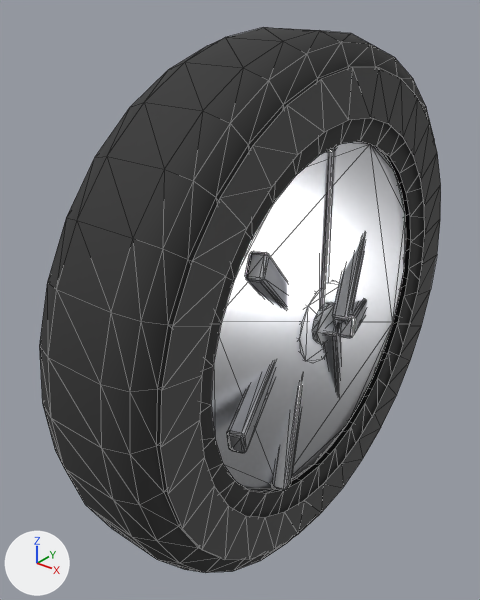
The glTF model assets/vehicles/wheel_blade.glb as it was, and as the next commit left it.
Camera for both pictures: a 50 mm camera at (1.311, -1.899, 1.149) aimed at (-0.126, -0.103, 0.035). The lights are fixed; the arrows at lower left show +X, +Y and +Z. The older version comes first. Mesh edges are drawn as thin lines. Vertices at exactly the same position are counted once.

In view in the first picture: 'wheel'.
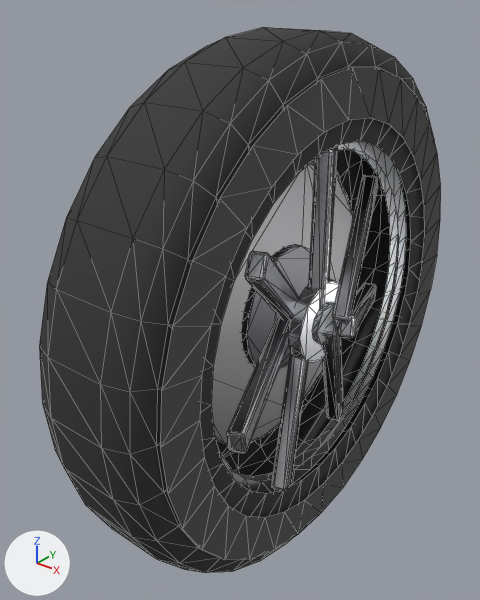
Changed parts and their boxes [x1, y1, x2, y2] in the pictures (480 x 600 px):
part 1 of me_wheel, rebuilt: before [211, 141, 406, 493]; after [220, 141, 406, 493]
part 2 of me_wheel, added: after [240, 149, 398, 481]

Edits to the bpy script that builds the scene:
```text
Change me_wheel:
    used by ob_wheel; location = (0.0, 0.0, 0.0)
    remove me_wheel.from_pydata(...)  # 1056 vertices, 1868 faces; spans x -0.23..0.29, y -1.0..1.0, z -1.0..1.0
    add me_wheel.from_pydata(...)  # 1120 vertices, 1872 faces; spans x -0.23..0.29, y -1.0..1.0, z -1.0..1.0
    me_wheel part 1: the loose piece of 64 vertices spanning x 0.15..0.19, y -0.7..0.7, z -0.7..0.7 is rebuilt with 64 vertices and now spans x 0.17, y -0.7..0.7, z -0.7..0.7
    me_wheel part 2: a new loose piece of 64 vertices spanning x 0.13, y -0.7..0.7, z -0.7..0.7, in mat_rim (light grey #dadbdf)
```
